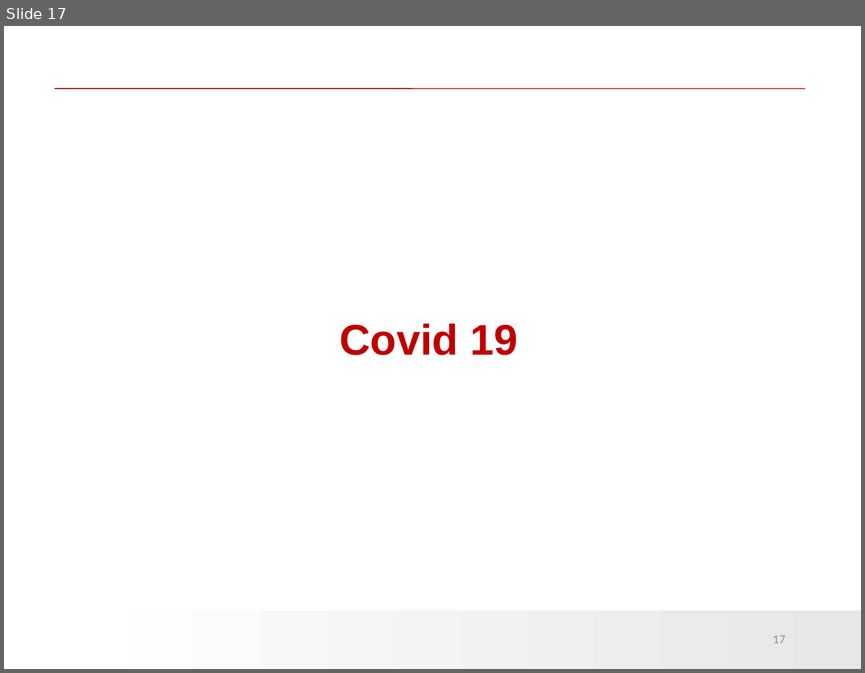
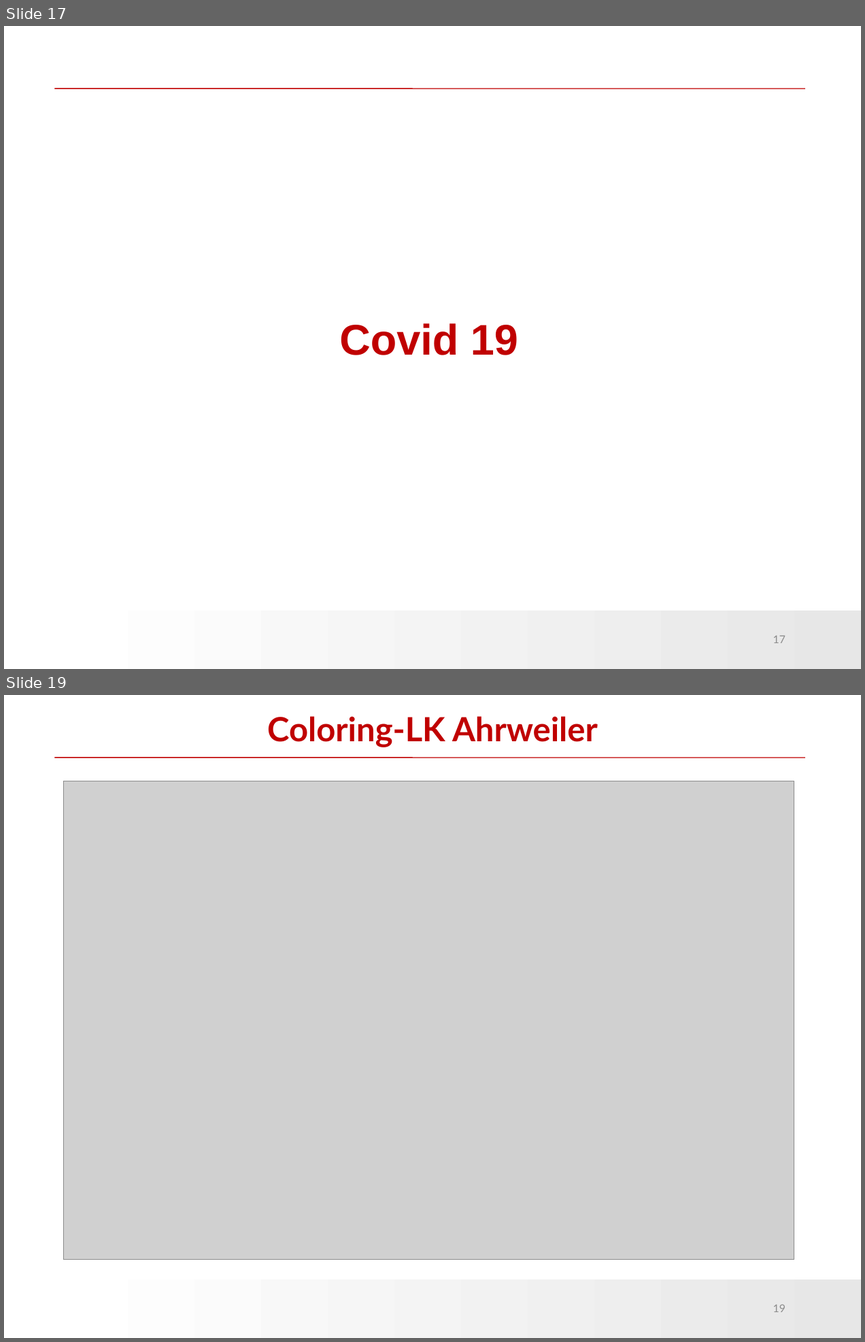
Before and after one commit to HuiranLiu/Long-distance-travel-human-mobility, a slide deck: Mobility_Levy.pptx. Shown one above the other, each under a label of ours: slide 17 before the commit, slides 17 and 19 after it; the slides between them are not shown. The pictures are 865x673 and 865x1342 pixels, drawn with LibreOffice and Linux fonts; fonts in the diff are those of the drawing; grey boxes stand for pictures; background and template pictures are left out. Boxes give left, top, right and bottom in pixels: in the first picture for what was removed or moved away, otherwise in the second. Text is boxed around its words. In the diff, an @@ line names an element or a change of style, - is before the commit and + after.

Commit message:
coloring added

```diff
--- a/Mobility_Levy.pptx
+++ b/Mobility_Levy.pptx
@@ slide 19 added at (4, 695, 861, 1338), background #FFFFFF; not listed: 2 template elements that a slide beside it also shows @@
@@ title added at (267, 716, 598, 747), 28 pt, text #C00000, bold @@
+Coloring-LK Ahrweiler
@@ picture added at (64, 781, 794, 1259) @@
@@ page number added at (773, 1304, 785, 1312), 9 pt, text #8C8C8C @@
+19
```
Also in this commit, not shown: 2 slides changed.
